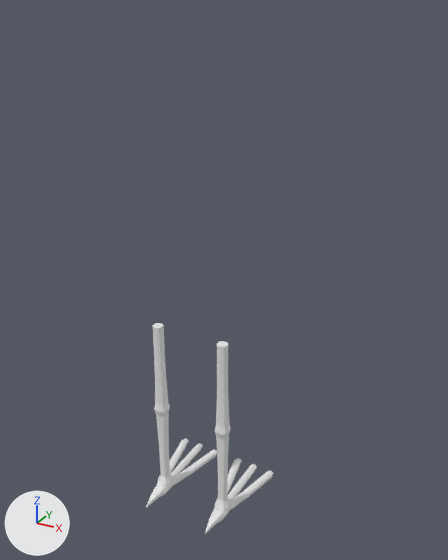
A saved change to the FBX model Assets/Model/heron.fbx.
Before and after are seen from a 50 mm camera at (13.7, -18.9, 20.9) aimed at (1.2, 3.7, 9.6). Every picture has the same lights, and +X, +Y and +Z are marked at lower left.

In view in the first picture: 'RightLeg'.
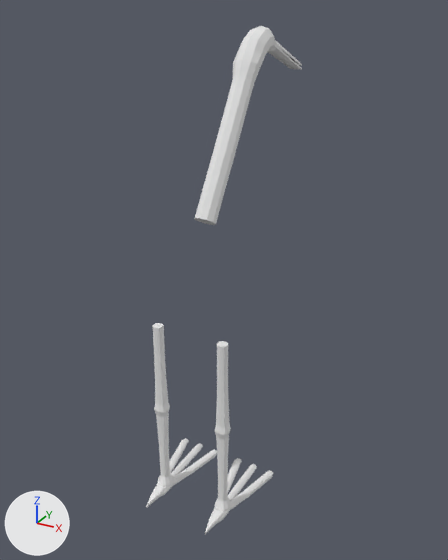
Commit message: Heron 2 : le retour

Location of each change, (x1, y1, x2, y2) in pixels of the pictures (448 x 560 px):
'RightLeg', reshaped (22% wider, 140% taller): before (146, 323, 274, 534); after (146, 26, 302, 534)
part 1 of me_cube_003, added: after (194, 26, 302, 225)

Edits to the bpy script that builds the scene:
```text
Change me_cube_003:
    used by ob_rightleg; location = (0.0, 0.0, 1.35)
    remove me_cube_003.from_pydata(...)  # 1292 vertices, 1288 faces; spans x -0.97..4.27, y -1.58..3.46, z -1.32..7.32
    add me_cube_003.from_pydata(...)  # 1510 vertices, 1495 faces; spans x -0.97..4.27, y -1.58..9.88, z -1.32..18.89
    me_cube_003 part 1: a new loose piece of 218 vertices spanning x 1.16..2.25, y 0.91..9.88, z 11.57..18.89, in mat_material (white #e7e7e7)
```
